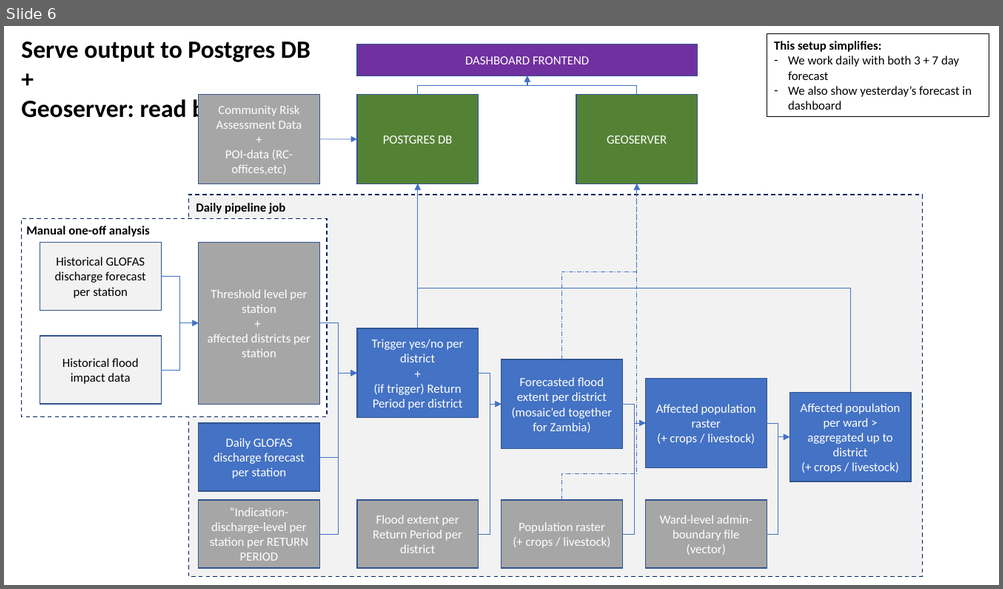
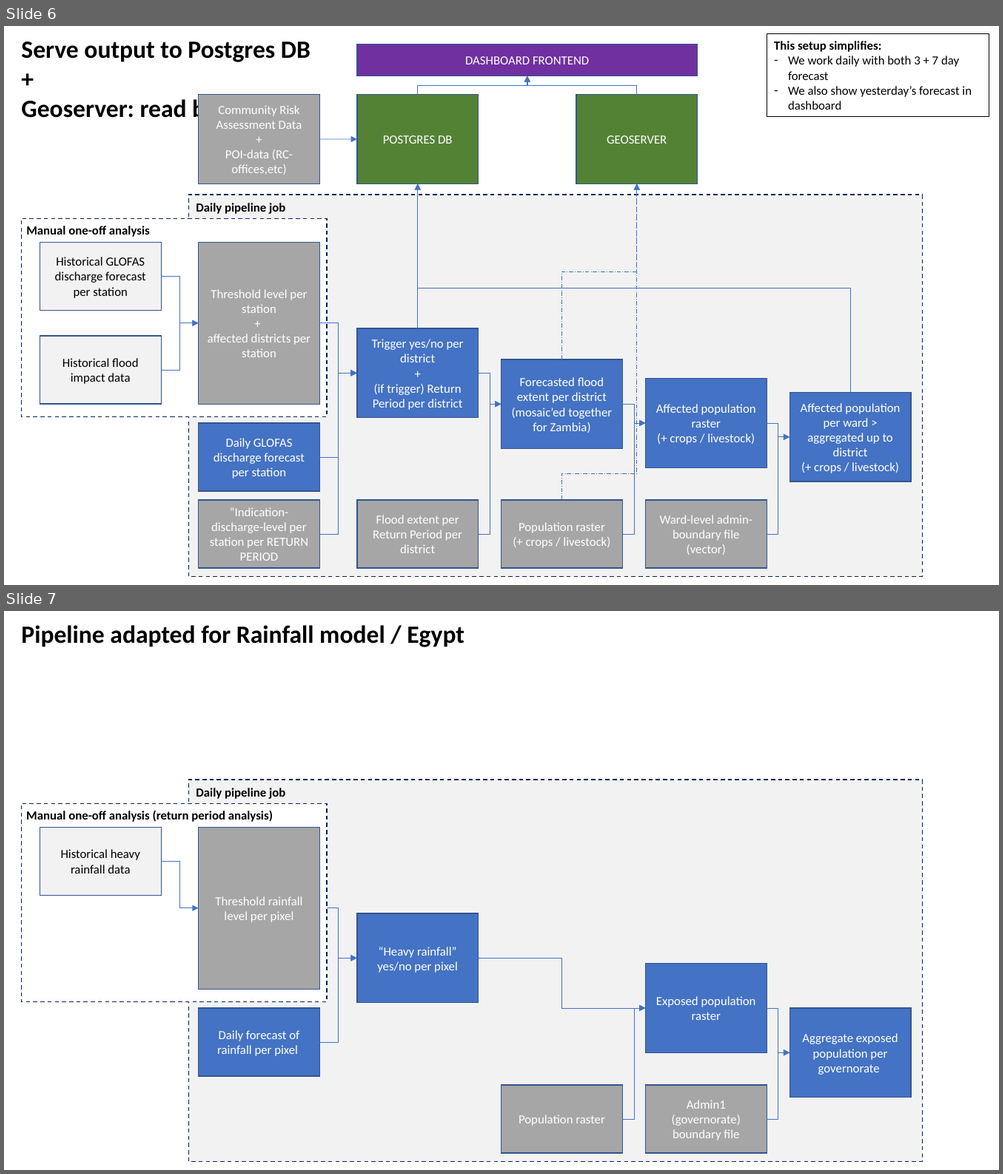
Before and after one commit to rodekruis/IBF-system, a slide deck: system-design/IBF-system-design.pptx. Shown one above the other, each under a label of ours: slide 6 before the commit, slides 6 and 7 after it. The pictures are 1003x589 and 1003x1174 pixels, drawn with LibreOffice and Linux fonts; fonts in the diff are those of the drawing. Boxes give left, top, right and bottom in pixels: in the first picture for what was removed or moved away, otherwise in the second. Text is boxed around its words. In the diff, an @@ line names an element or a change of style, - is before the commit and + after.

Commit message:
feat: add rainfall pipeline to sytem-design AB#6152

```diff
--- a/system-design/IBF-system-design.pptx
+++ b/system-design/IBF-system-design.pptx
@@ slide 7 added at bbox=[4, 611, 999, 1170], background #FFFFFF @@
@@ text added at bbox=[21, 625, 464, 647], 24 pt, text #000000, bold @@
+Pipeline adapted for Rainfall model / Egypt
@@ rectangle added at bbox=[188, 780, 922, 1162], fill #F2F2F2, outline #002060 1 pt dashed @@
@@ text added at bbox=[196, 788, 285, 799], 12 pt, text #000000, bold @@
+Daily pipeline job
@@ rectangle added at bbox=[21, 803, 327, 1002], fill #FFFFFF, outline #002060 1 pt dashed @@
@@ text added at bbox=[26, 810, 273, 822], 12 pt, text #000000, bold @@
+Manual one-off analysis (return period analysis)
@@ rectangle added at bbox=[40, 827, 161, 895], fill #F2F2F2, outline #325491 1 pt, 12 pt, text #000000 @@
+Historical heavy rainfall data
@@ rectangle added at bbox=[199, 827, 319, 989], fill #A6A6A6, outline #325491 1 pt, 12 pt, text #FFFFFF @@
+Threshold rainfall level per pixel
@@ elbow arrow added from (162, 862) to (199, 908), #4472C4 0.5 pt @@
@@ elbow arrow added from (319, 908) to (357, 959), #4472C4 0.5 pt @@
@@ rectangle added at bbox=[357, 914, 478, 1003], fill #4472C4, outline #325491 1 pt, 12 pt, text #FFFFFF @@
+“Heavy rainfall” yes/no per pixel
@@ elbow arrow added from (319, 1042) to (357, 959), #4472C4 0.5 pt @@
@@ elbow arrow added from (478, 959) to (646, 1008), #4472C4 0.5 pt @@
@@ rectangle added at bbox=[646, 964, 766, 1054], fill #4472C4, outline #325491 1 pt, 12 pt, text #FFFFFF @@
+Exposed population raster
@@ rectangle added at bbox=[199, 1008, 319, 1076], fill #4472C4, outline #325491 1 pt, 12 pt, text #FFFFFF @@
+Daily forecast of rainfall per pixel
@@ elbow arrow added from (623, 1120) to (646, 1008), #4472C4 0.5 pt @@
@@ elbow arrow added from (766, 1008) to (790, 1054), #4472C4 0.5 pt @@
@@ rectangle added at bbox=[790, 1008, 910, 1098], fill #4472C4, outline #325491 1 pt, 12 pt, text #FFFFFF @@
+Aggregate exposed population per governorate
@@ elbow arrow added from (766, 1120) to (790, 1054), #4472C4 0.5 pt @@
@@ rectangle added at bbox=[501, 1085, 622, 1153], fill #A6A6A6, outline #325491 1 pt, 12 pt, text #FFFFFF @@
+Population raster
@@ rectangle added at bbox=[646, 1085, 766, 1153], fill #A6A6A6, outline #325491 1 pt, 12 pt, text #FFFFFF @@
+Admin1 (governorate) boundary file
```
Also in this commit, not shown: 1 slide changed.
